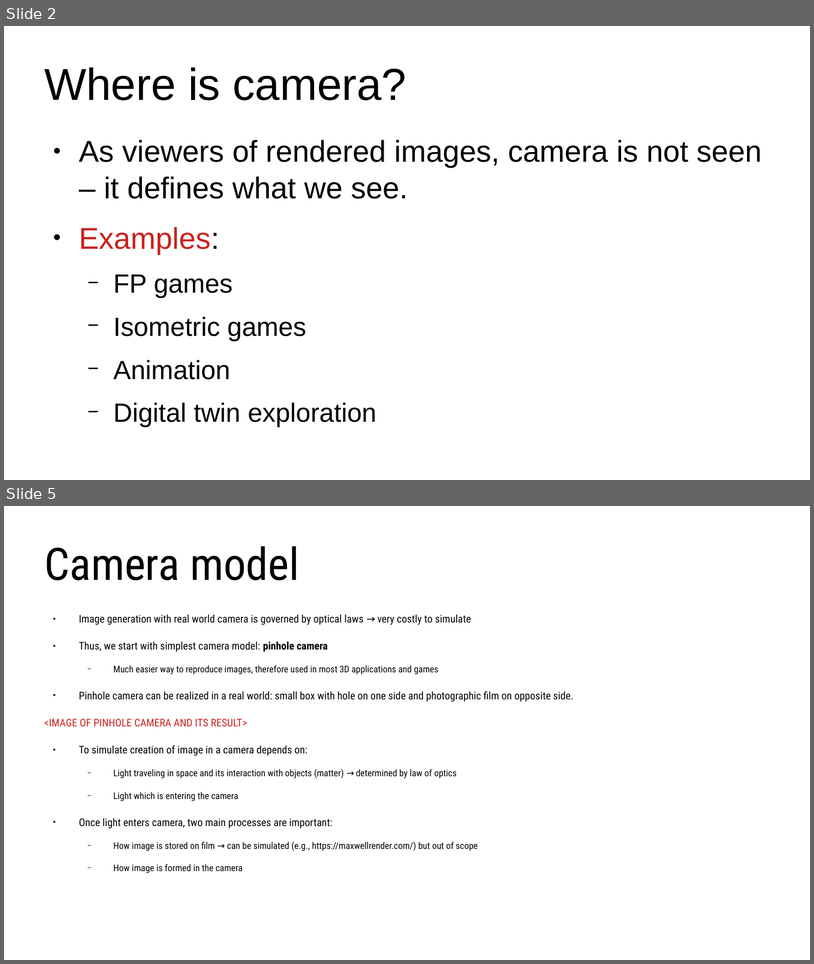
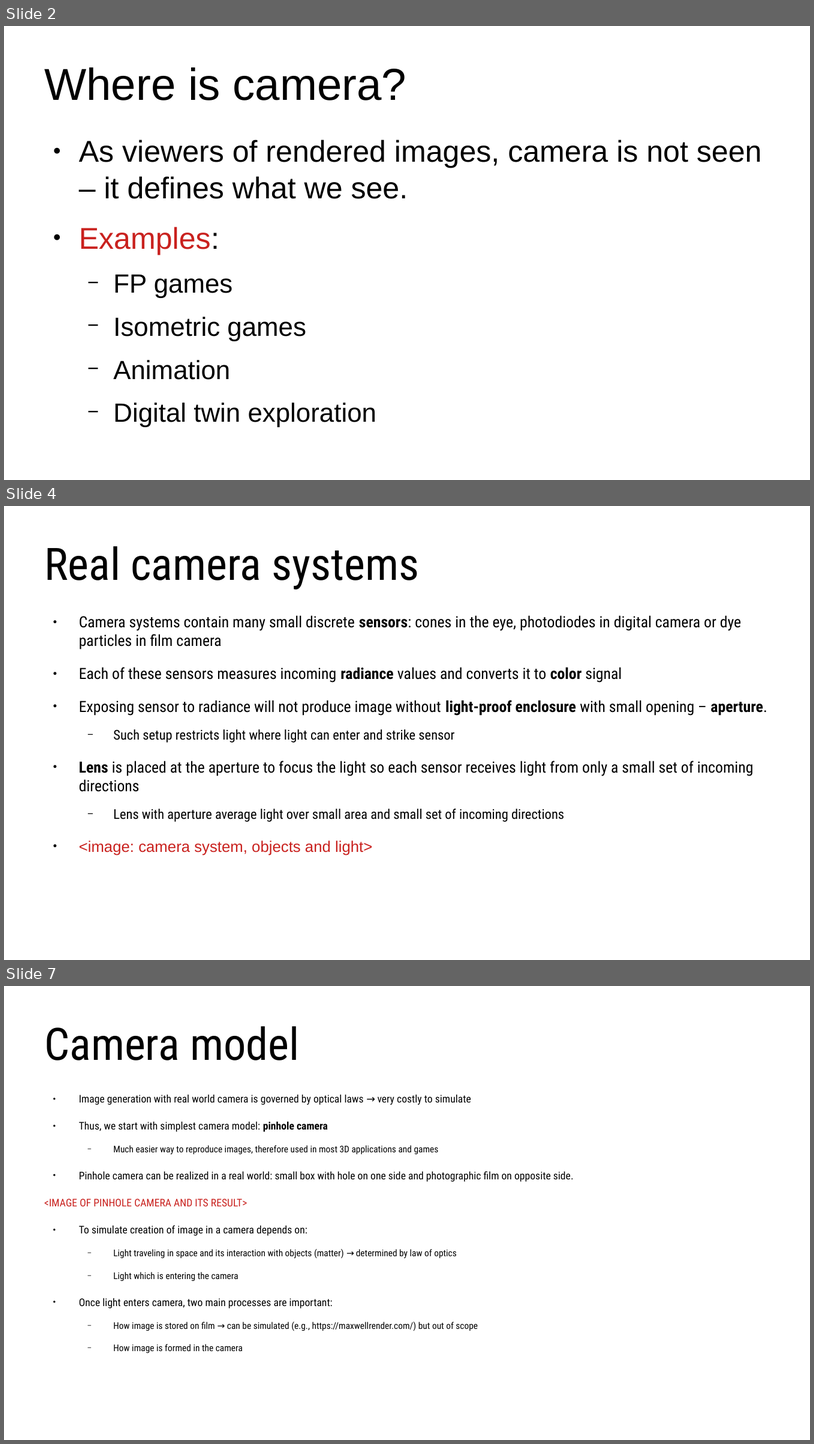
Before and after one commit to lorentzo/IntroductionToComputerGraphics, a slide deck: lectures/3_foundations_3d_scene/3_4_camera.odp. Shown one above the other, each under a label of ours: slides 2 and 5 before the commit, slides 2, 4 and 7 after it; the slides between them are not shown. The pictures are 814x964 and 814x1444 pixels, drawn with LibreOffice and Linux fonts; fonts in the diff are those of the drawing. Boxes give left, top, right and bottom in pixels: in the first picture for what was removed or moved away, otherwise in the second. Text is boxed around its words. In the diff, an @@ line names an element or a change of style, - is before the commit and + after.

Commit message:
light and camera

```diff
--- a/lectures/3_foundations_3d_scene/3_4_camera.odp
+++ b/lectures/3_foundations_3d_scene/3_4_camera.odp
@@ slide 4 added at [4,506,810,960], background #FFFFFF @@
@@ title added at [44,546,419,589], 44 pt, text #000000 @@
+Real camera systems
@@ text added at [79,615,768,855], 15.2 pt, text #000000 @@
+● Camera systems contain many small discrete sensors: cones in the eye, photodiodes in digital camera or dye particles in film camera
+● Each of these sensors measures incoming radiance values and converts it to color signal
+● Exposing sensor to radiance will not produce image without light-proof enclosure with small opening – aperture.
+  − Such setup restricts light where light can enter and strike sensor
+● Lens is placed at the aperture to focus the light so each sensor receives light from only a small set of incoming directions
+  − Lens with aperture average light over small area and small set of incoming directions
+● <image: camera system, objects and light>
@@ what was slide 5 is now slide 7 @@
```
Also in this commit, not shown: 3 slides changed, 2 other slides added, 7 other files.
